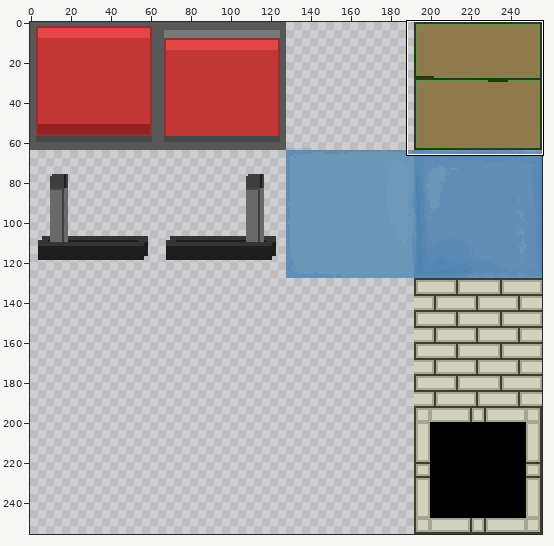
Sprite sheet -- project/asset/resource/media/images/interactables/interactables.png. Above: a wide view before the commit, with the close-up outlined.
Close-up. As it was:
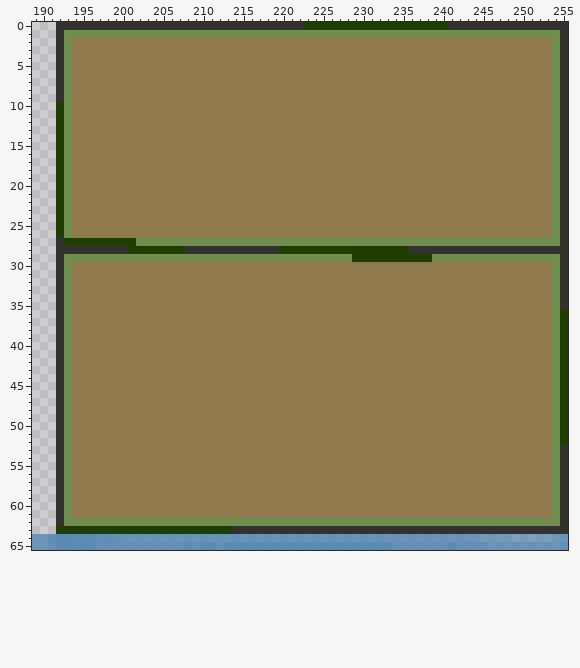
The file is 256x256 pixels. Pixels under 10% opacity are left out. Colours within 5 levels of each other are drawn and written as one. Shown: x 189..255, y 0..65. The commit also changed other parts of the picture, which this record leaves out.
After the commit:
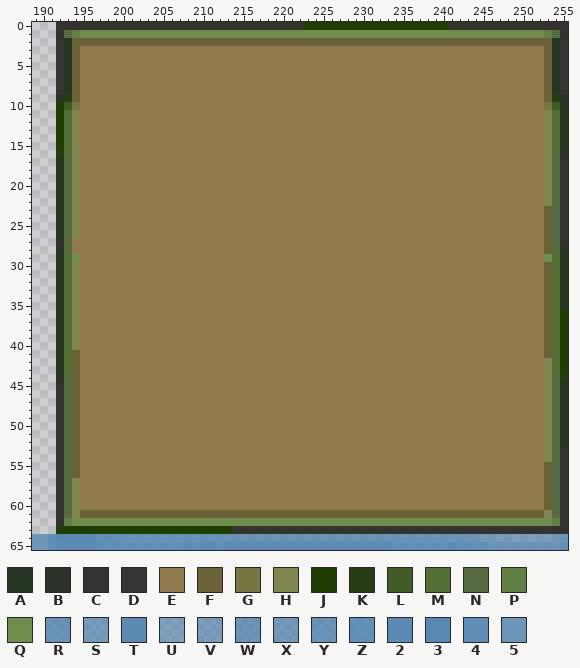
Palette (. is transparent): A #273620  B #2c3227  C #33322f  D #353535  E #8f794d  F #6b6337  G #777643  H #81854e  J #1f3f02  K #253c14  L #405c25  M #536f36  N #576c40  P #628043  Q #6f8e4d  R #4f84b1ca  S #5084b1b0  T #5084b1e6  U #5084b29f  V #5084b2a8  W #5084b2c4  X #5184b2b7  Y #5286b1d0  Z #5286b2dc  2 #5386b2ef  3 #5487b3f6  4 #618db7  5 #6995b8fb
From old to new:
Colour C becomes colour A in rows 10 to 15 at x 255; in rows 29 to 35 at x 192 and 255; in rows 36 to 43 at x 192.
Colour J becomes colour A in rows 17 to 26 at x 192; in rows 45 to 52 at x 255.
Colour Q becomes colour A in rows 2 to 8 at x 193 and 254.
Colour C becomes colour B in row 9 at x 192 and 255; in row 16 at x 255; in row 28 at x 192 and 255; in row 44 at x 192.
Colour C becomes colour D in rows 2 to 8 at x 192 and 255.
Colour C becomes colour E in row 28 at x 194 to 200, 208 to 219 and 236 to 252.
Colour J becomes colour E in row 27 at x 194 to 201; in row 28 at x 201 to 207 and 220 to 235; in row 29 at x 229 to 238.
Colour Q becomes colour E in row 27 at x 202 to 252; in row 29 at x 195 to 228 and 239 to 252.
Colour C becomes colour F in row 28 at x 253.
Colour E becomes colour F in row 2 at x 194 to 253; in rows 3 to 9 at x 194 and 253; in rows 23 to 26 at x 253; in rows 30 to 40 at x 253; in row 41 at x 194 and 253; in rows 42 to 54 at x 194.
Colour E becomes colour F in rows 55 to 56 at x 194 and 253; in rows 57 to 60 at x 253; in row 61 at x 195 to 252.
Colour Q becomes colour F in row 27 at x 253.
Colour E becomes colour G in row 10 at x 194 and 253.
Colour E becomes colour H in rows 11 to 22 at x 194 and 253; in rows 23 to 26 at x 194; in rows 30 to 40 at x 194; in rows 42 to 54 at x 253; in rows 57 to 60 at x 194; in row 61 at x 194 and 253.
Colour J becomes colour K in row 16 at x 192; in row 44 at x 255.
Colour Q becomes colour K in row 9 at x 193 and 254.
Colour Q becomes colour L in row 10 at x 193 and 254.
Colour Q becomes colour M in rows 11 to 15 at x 193 and 254; in rows 29 to 43 at x 193 and 254.
Colour C becomes colour N in row 28 at x 193 and 254.
Colour J becomes colour N in row 27 at x 193.
Colour Q becomes colour N in row 1 at x 193 and 254; in rows 16 to 26 at x 193 and 254; in row 27 at x 254; in rows 44 to 61 at x 193 and 254.
Colour Q becomes colour P in row 1 at x 194 and 253; in row 62 at x 193 and 254.
Changed places in both close-ups, as pixel boxes (x1, y1, x2, y2):
changed: (56, 30, 568, 526)
